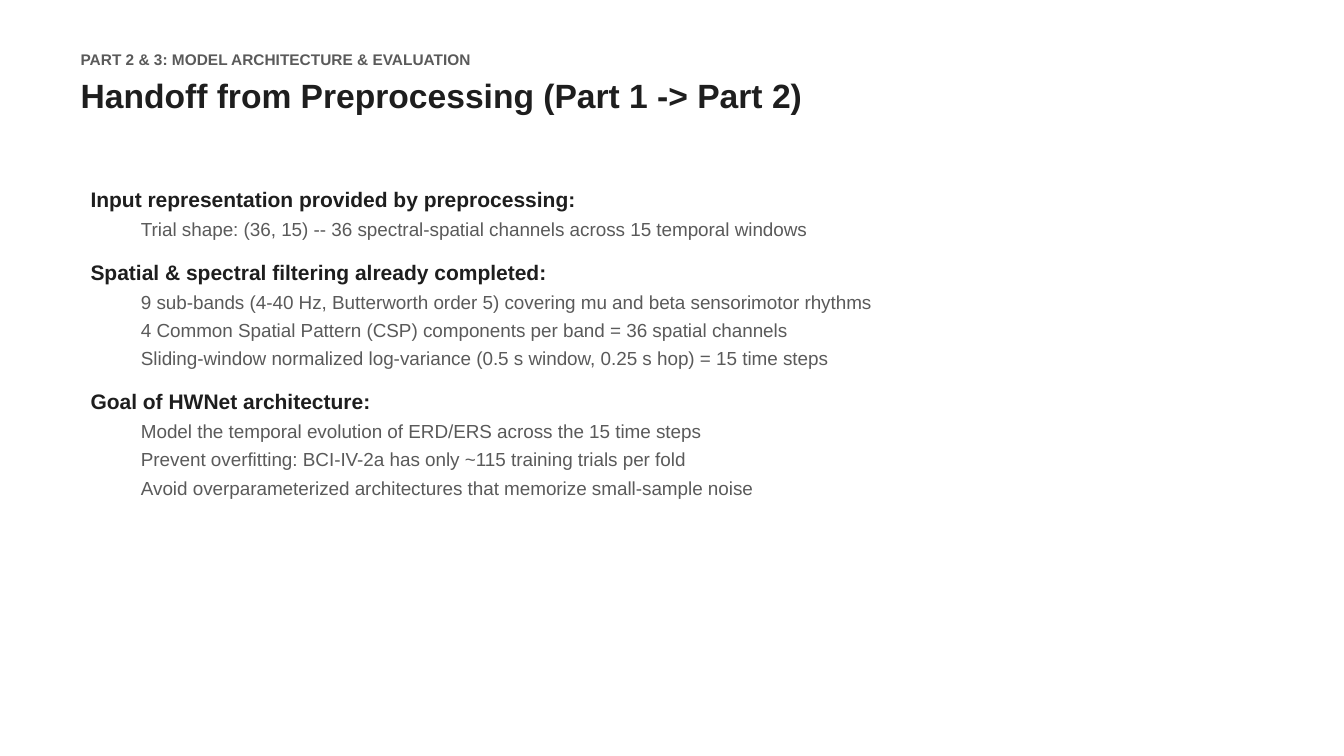
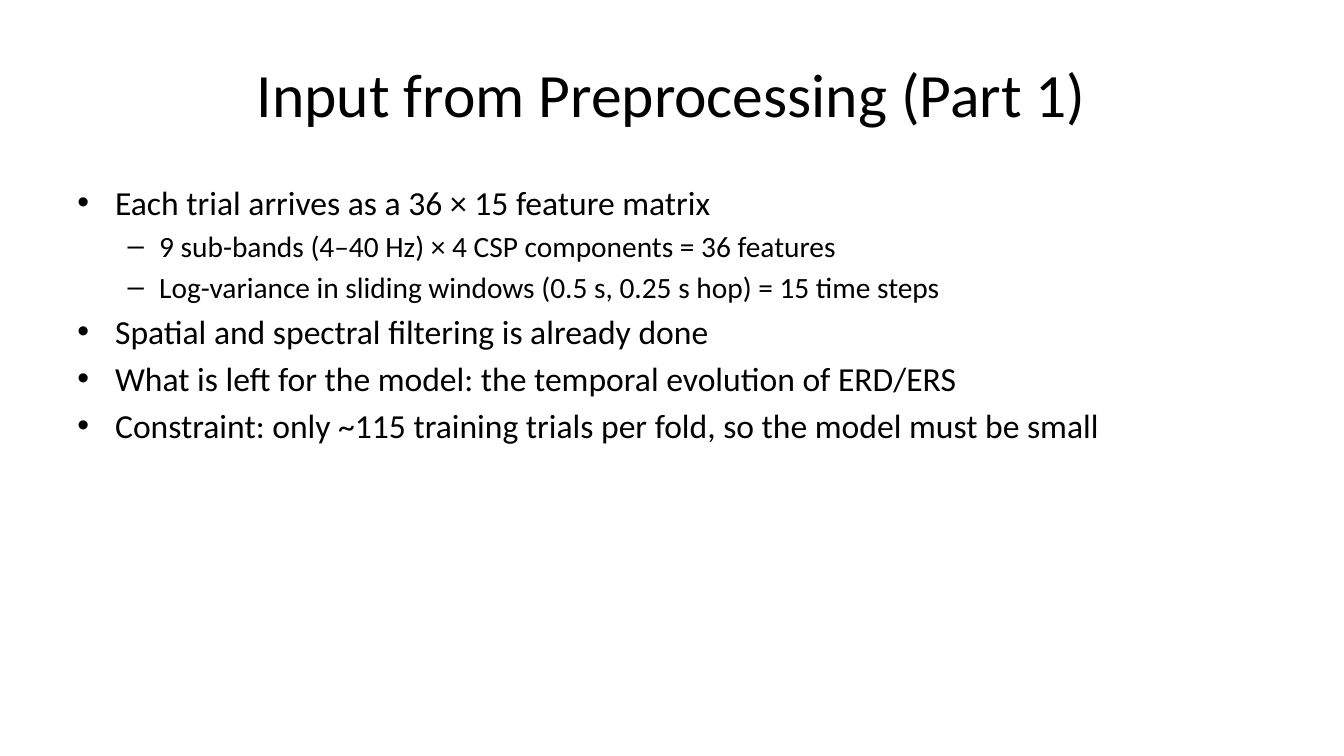
Before and after one commit to pratch/frontier-hw-bci, a slide deck: slide 2 of docs/HWNet_Presentation.pptx. Drawn at 1344x756 pixels with LibreOffice and Linux fonts; fonts in the diff are those of the drawing. Boxes give left, top, right and bottom in pixels: in the first picture for what was removed or moved away, otherwise in the second. Text is boxed around its words. In the diff, an @@ line names an element or a change of style, - is before the commit and + after.

```diff
--- a/docs/HWNet_Presentation.pptx
+++ b/docs/HWNet_Presentation.pptx
@@ title "Input from Preprocessing (Part 1)" at (x1=257, y1=72, x2=1086, y2=128): vertical alignment top to middle @@
@@ title at (x1=257, y1=72, x2=1086, y2=128): text changed; size 24 to 44 pt; font Arial to Calibri; text colour #1E1E1E to #000000; bold off @@
-PART 2 & 3: MODEL ARCHITECTURE & EVALUATION
-Handoff from Preprocessing (Part 1 -> Part 2)
+Input from Preprocessing (Part 1)
@@ text at (x1=115, y1=191, x2=1098, y2=444): text changed; size 13.5 to 24 pt; font Arial to Calibri; text colour #5A5A5A to #000000 @@
-Input representation provided by preprocessing:
-  Trial shape: (36, 15) -- 36 spectral-spatial channels across 15 temporal windows
-Spatial & spectral filtering already completed:
-  9 sub-bands (4-40 Hz, Butterworth order 5) covering mu and beta sensorimotor rhythms
-  4 Common Spatial Pattern (CSP) components per band = 36 spatial channels
-  Sliding-window normalized log-variance (0.5 s window, 0.25 s hop) = 15 time steps
-Goal of HWNet architecture:
-  Model the temporal evolution of ERD/ERS across the 15 time steps
-  Prevent overfitting: BCI-IV-2a has only ~115 training trials per fold
-  Avoid overparameterized architectures that memorize small-sample noise
+• Each trial arrives as a 36 × 15 feature matrix
+  – 9 sub-bands (4–40 Hz) × 4 CSP components = 36 features
+  – Log-variance in sliding windows (0.5 s, 0.25 s hop) = 15 time steps
+• Spatial and spectral filtering is already done
+• What is left for the model: the temporal evolution of ERD/ERS
+• Constraint: only ~115 training trials per fold, so the model must be small
```
Also in this commit, not shown: 3 other slides changed, 3 slides added, 3 slides removed, 4 other files.
